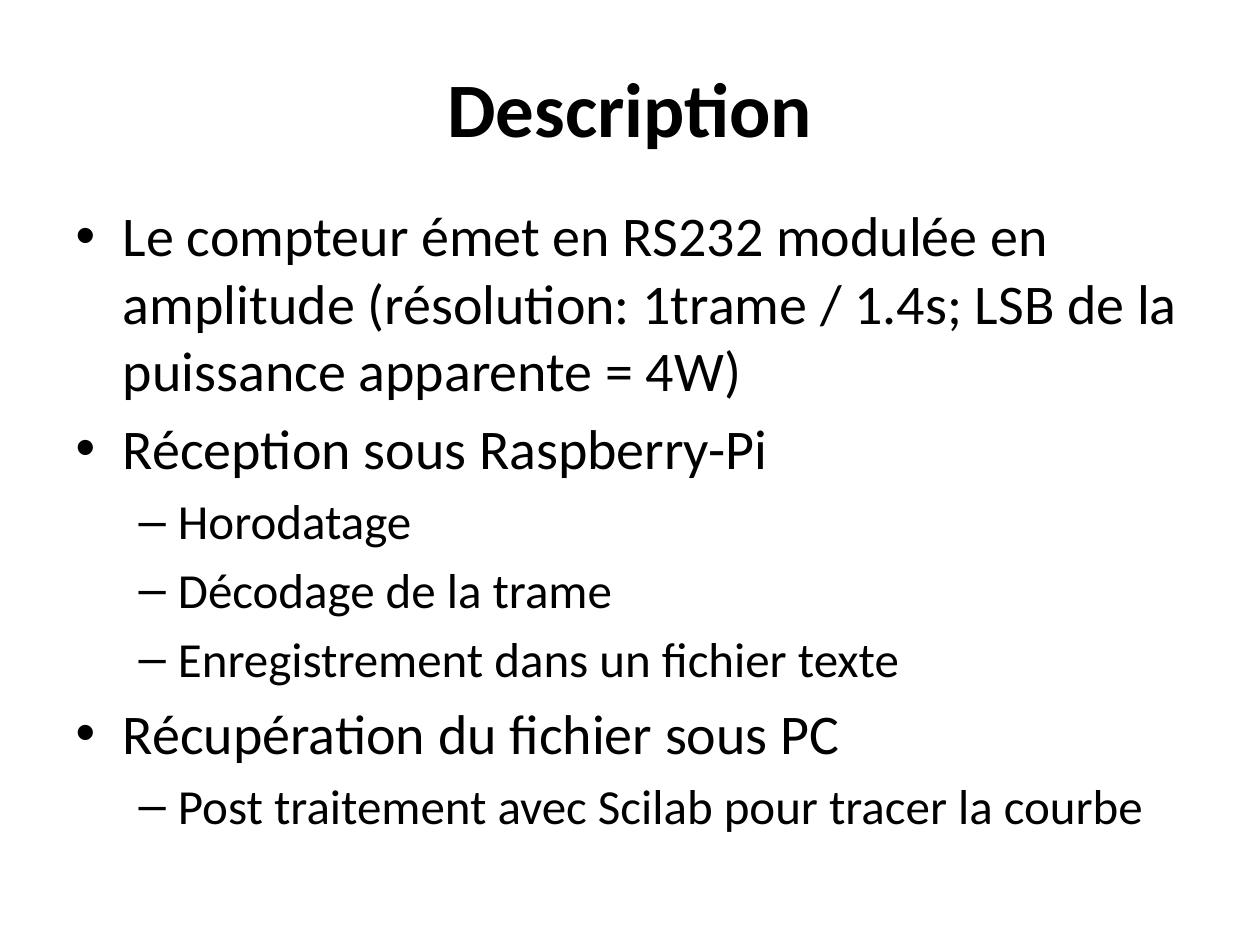
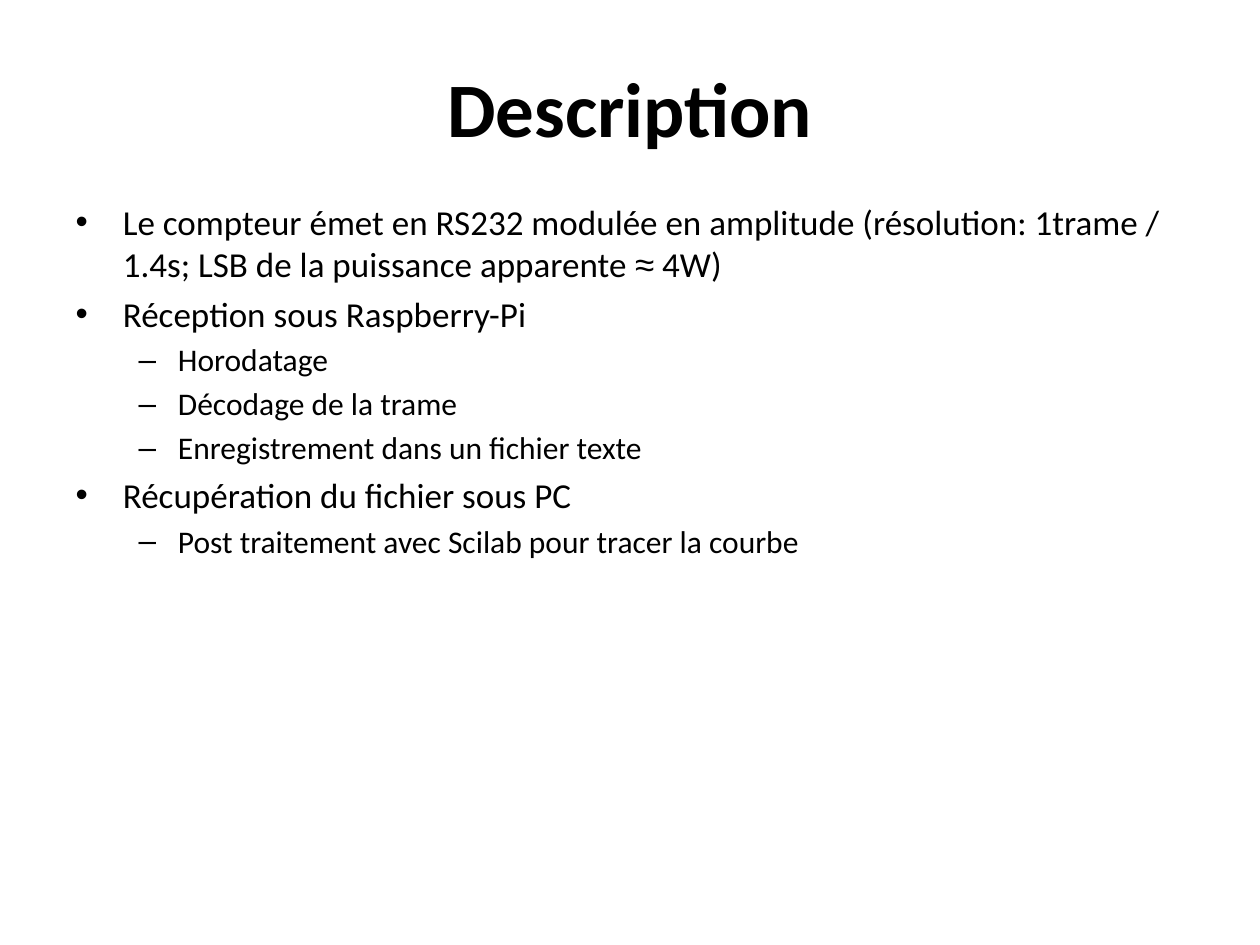
Before and after one commit to sebastien0/ConsoCompteurElectrique_avec_RPi, a slide deck: slide 2 of Documents/Illustration Papp Linky.pptx. Drawn at 1260x945 pixels with LibreOffice and Linux fonts; fonts in the diff are those of the drawing. Boxes give left, top, right and bottom in pixels: in the first picture for what was removed or moved away, otherwise in the second. Text is boxed around its words. In the diff, an @@ line names an element or a change of style, - is before the commit and + after.

Commit message:
Gestion des fichiers CSV avec Scilab (1ère version) MAJ documentation

```diff
--- a/Documents/Illustration Papp Linky.pptx
+++ b/Documents/Illustration Papp Linky.pptx
@@ text at (123,209,1138,283): text changed; size 32 to 20 pt @@
-• Le compteur émet en RS232 modulée en amplitude (résolution: 1trame / 1.4s; LSB de la puissance apparente = 4W)
+• Le compteur émet en RS232 modulée en amplitude (résolution: 1trame / 1.4s; LSB de la puissance apparente ≈ 4W)
@@ text at (123,302,798,558): size 32 to 20 pt in "Réception sous Raspberry-Pi", "Récupération du fichier sous PC"; size 28 to 18 pt in "Horodatage", "Décodage de la trame", "Enregistrement dans un fichier texte", "Post traitement avec Scilab pour tracer la ..."; less space between paragraphs @@
```
Also in this commit, not shown: 5 other files.
